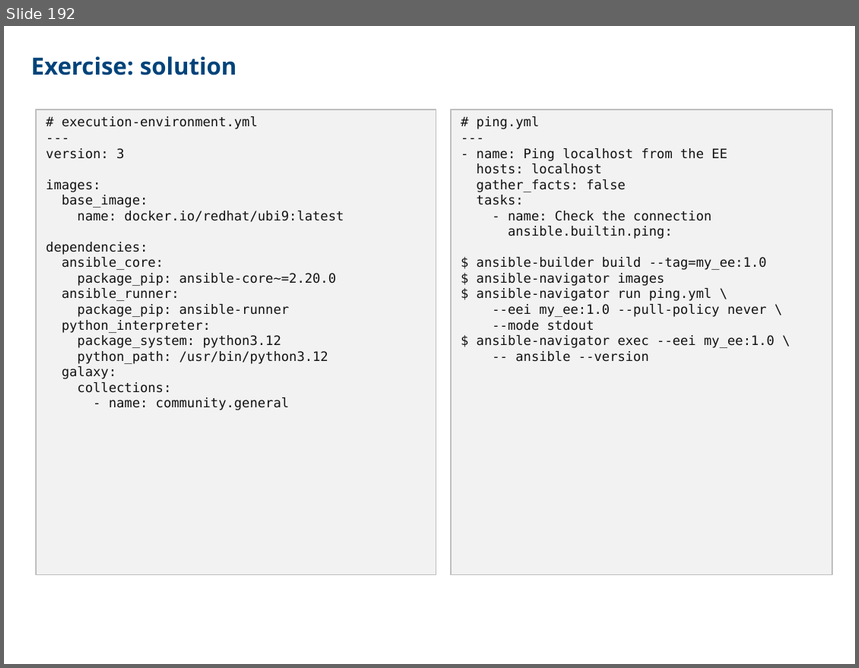
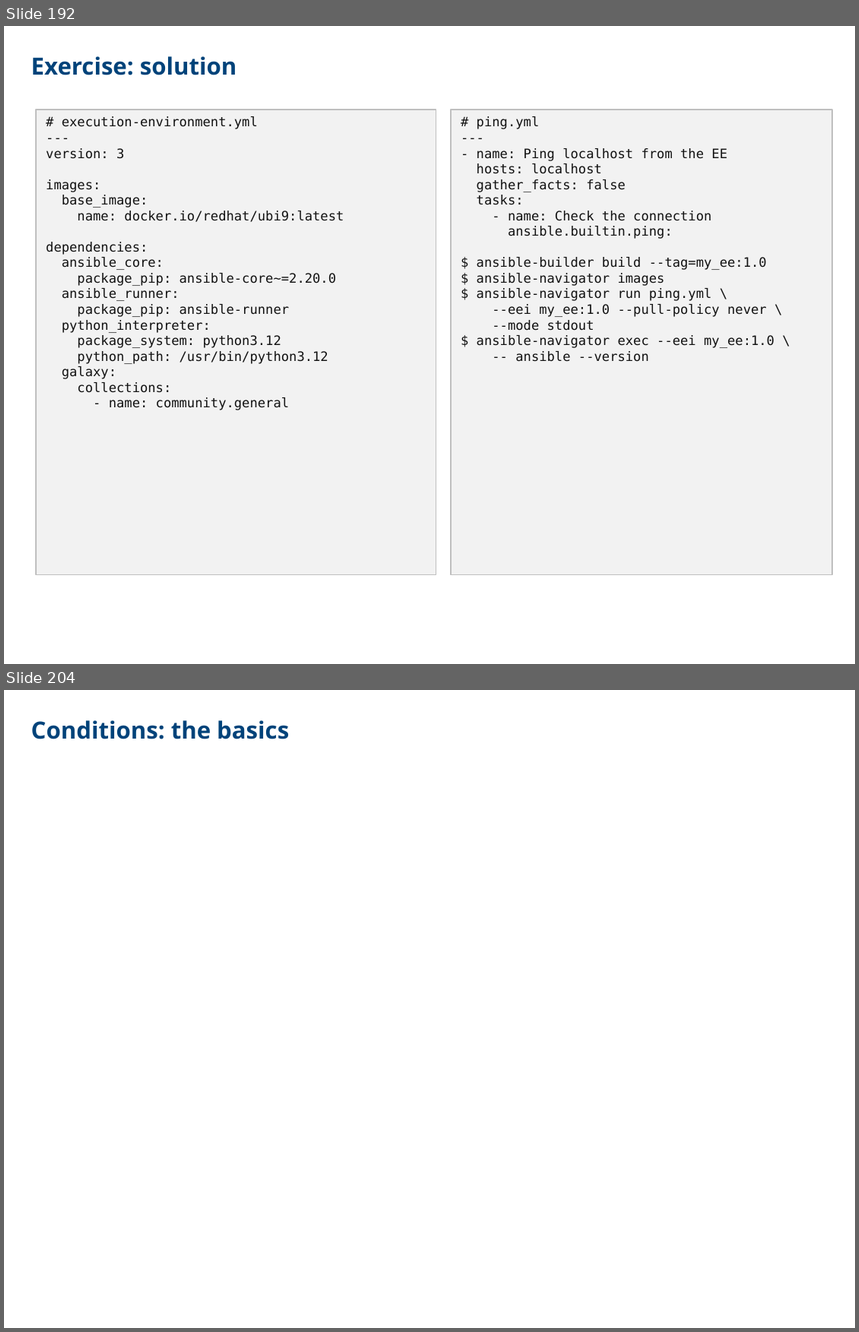
Before and after one commit to CCoupel/ansible-training, a slide deck: Ansible Training.pptx. Shown one above the other, each under a label of ours: slide 192 before the commit, slides 192 and 204 after it; the slides between them are not shown. The pictures are 859x668 and 859x1332 pixels, drawn with LibreOffice and Linux fonts; fonts in the diff are those of the drawing. Boxes give left, top, right and bottom in pixels: in the first picture for what was removed or moved away, otherwise in the second. Text is boxed around its words. In the diff, an @@ line names an element or a change of style, - is before the commit and + after.

```diff
--- a/Ansible Training.pptx
+++ b/Ansible Training.pptx
@@ slide 204 added at (4,690,855,1328), background #FFFFFF @@
@@ free added at (31,716,534,749), 20 pt, text #00437A, bold @@
+Conditions: the basics
```
Also in this commit, not shown: 30 other slides added, 9 other files.
